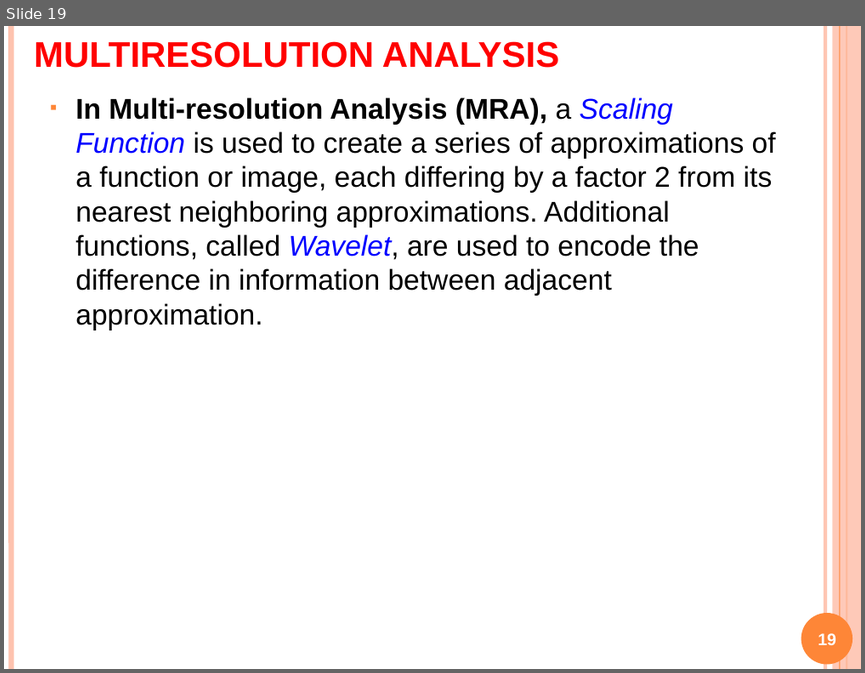
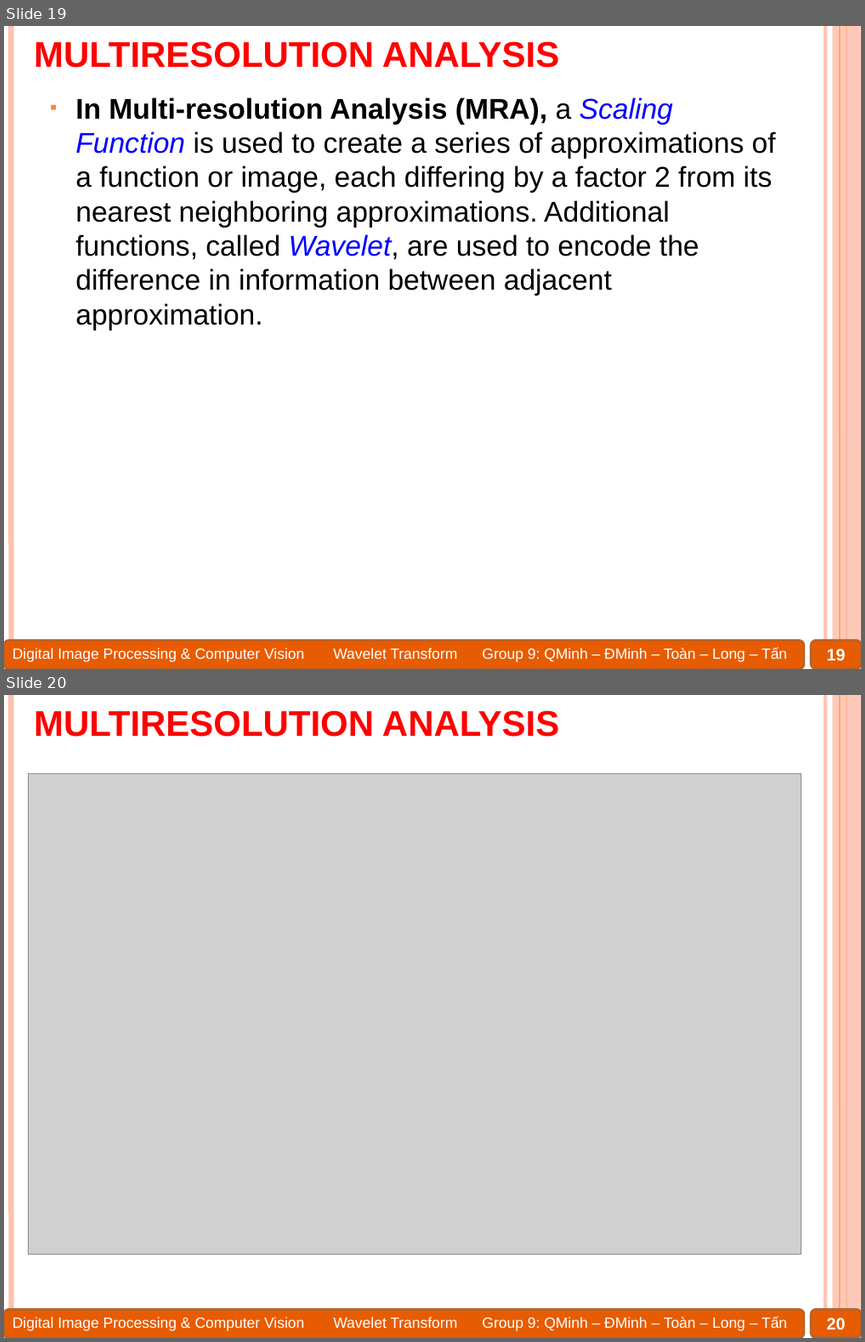
Before and after one commit to Alex7Huynh/dip-g9, a slide deck: 6. PPT/Wavelet transform.pptx. Shown one above the other, each under a label of ours: slide 19 before the commit, slides 19 and 20 after it. The pictures are 865x673 and 865x1342 pixels, drawn with LibreOffice and Linux fonts; fonts in the diff are those of the drawing; grey boxes stand for pictures. Boxes give left, top, right and bottom in pixels: in the first picture for what was removed or moved away, otherwise in the second. Text is boxed around its words. In the diff, an @@ line names an element or a change of style, - is before the commit and + after.

```diff
--- a/6. PPT/Wavelet transform.pptx
+++ b/6. PPT/Wavelet transform.pptx
@@ slide 20 added at <box>4,695,861,1338</box>, background #FFFFFF; not listed: 8 template elements that a slide beside it also shows @@
@@ title added at <box>34,710,559,737</box>, 30 pt, text #FF0000, bold, small capitals @@
+MULTIRESOLUTION ANALYSIS
@@ picture added at <box>28,774,800,1253</box> @@
@@ page number added at <box>827,1317,846,1329</box>, 14 pt, text #FFFFFF, bold @@
+20
@@ slide 19 changed as well @@
@@ ellipse removed at <box>800,612,852,664</box> @@
@@ rounded rectangle added at <box>4,641,803,669</box>, fill #E75C01, outline #BC6329 2 pt @@
@@ text added at <box>12,647,787,662</box>, 12.5 pt, text #FFFFFF @@
+Digital Image Processing & Computer Vision Wavelet Transform Group 9: QMinh – ĐMinh – Toàn – Long – Tấn
@@ page number: place and size @@
-page number at <box>817,633,836,645</box>
+page number at <box>827,648,846,661</box>
@@ rounded rectangle added at <box>812,641,861,669</box>, fill #E75C01, outline #BC6329 2 pt @@
```
Also in this commit, not shown: 80 other slides changed, 2 other slides added, 4 other files.
